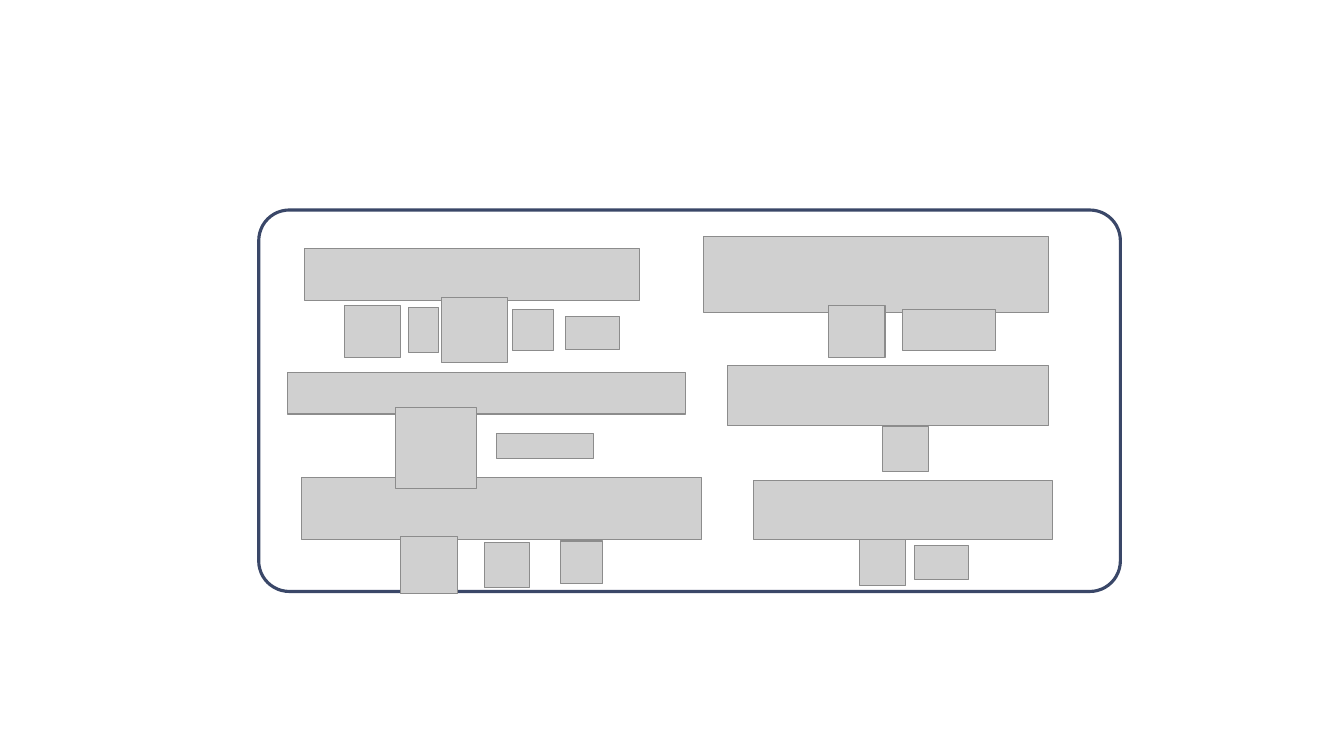
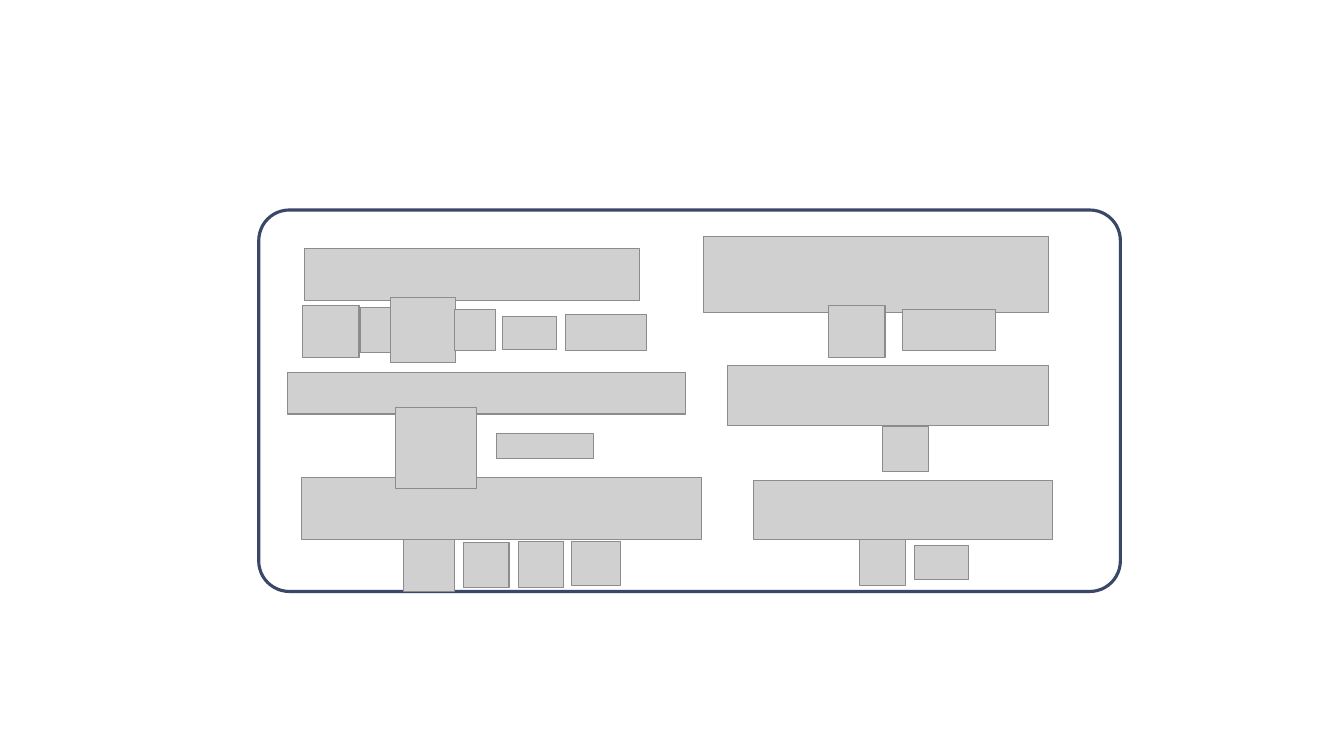
Before and after one commit to ChiaJung-Yeh/TDX_Guide, a slide deck: slide 2 of figure/figure.pptx. Drawn at 1344x756 pixels with LibreOffice and Linux fonts; fonts in the diff are those of the drawing; grey boxes stand for pictures. Boxes give left, top, right and bottom in pixels: in the first picture for what was removed or moved away, otherwise in the second. Text is boxed around its words. In the diff, an @@ line names an element or a change of style, - is before the commit and + after.

```diff
--- a/figure/figure.pptx
+++ b/figure/figure.pptx
@@ picture: place and size @@
-picture at bbox=[442, 297, 507, 363]
+picture at bbox=[390, 297, 456, 363]
@@ picture: place and size @@
-picture at bbox=[344, 306, 400, 357]
+picture at bbox=[302, 306, 359, 357]
@@ picture: place and size @@
-picture at bbox=[409, 308, 440, 353]
+picture at bbox=[361, 308, 391, 353]
@@ picture: place and size @@
-picture at bbox=[512, 310, 554, 351]
+picture at bbox=[455, 310, 496, 351]
@@ picture: place and size @@
-picture at bbox=[566, 317, 620, 350]
+picture at bbox=[503, 317, 558, 350]
@@ picture added at bbox=[566, 315, 647, 351] @@
@@ picture: place and size @@
-picture at bbox=[400, 536, 458, 594]
+picture at bbox=[403, 540, 455, 592]
@@ picture: place and size @@
-picture at bbox=[484, 542, 529, 588]
+picture at bbox=[464, 542, 509, 588]
@@ picture: place and size @@
-picture at bbox=[561, 541, 603, 584]
+picture at bbox=[518, 542, 564, 588]
@@ picture added at bbox=[572, 542, 621, 587] @@
```
Also in this commit, not shown: 5 other files.
